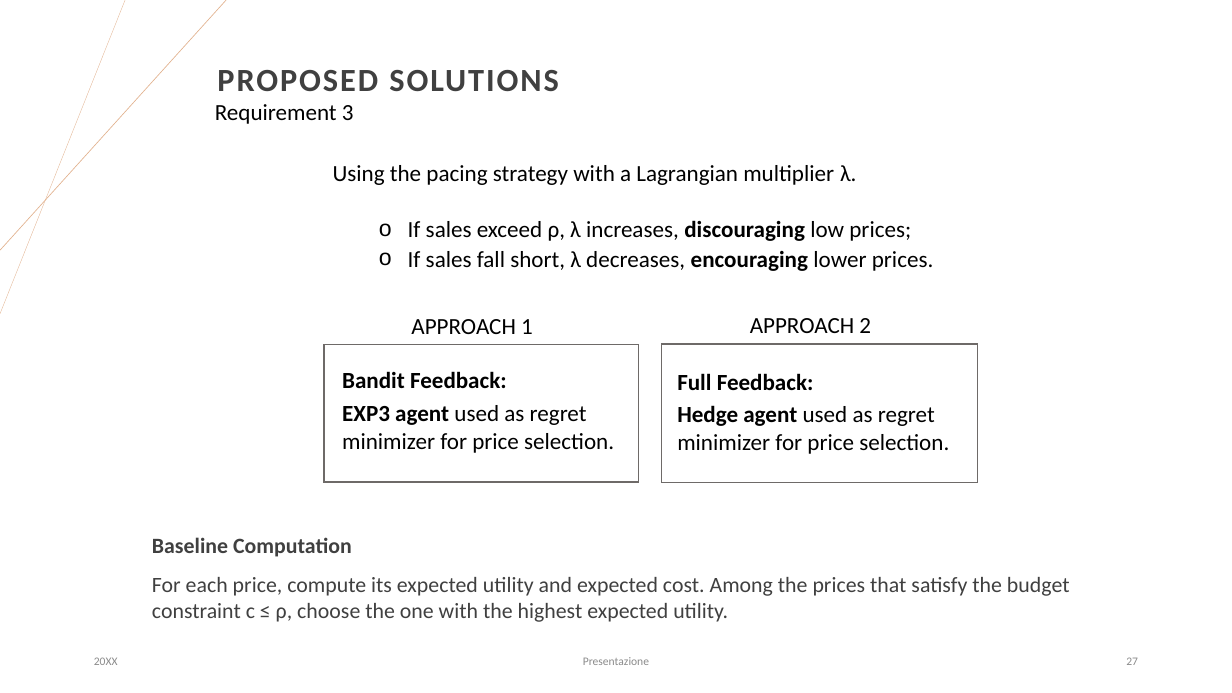
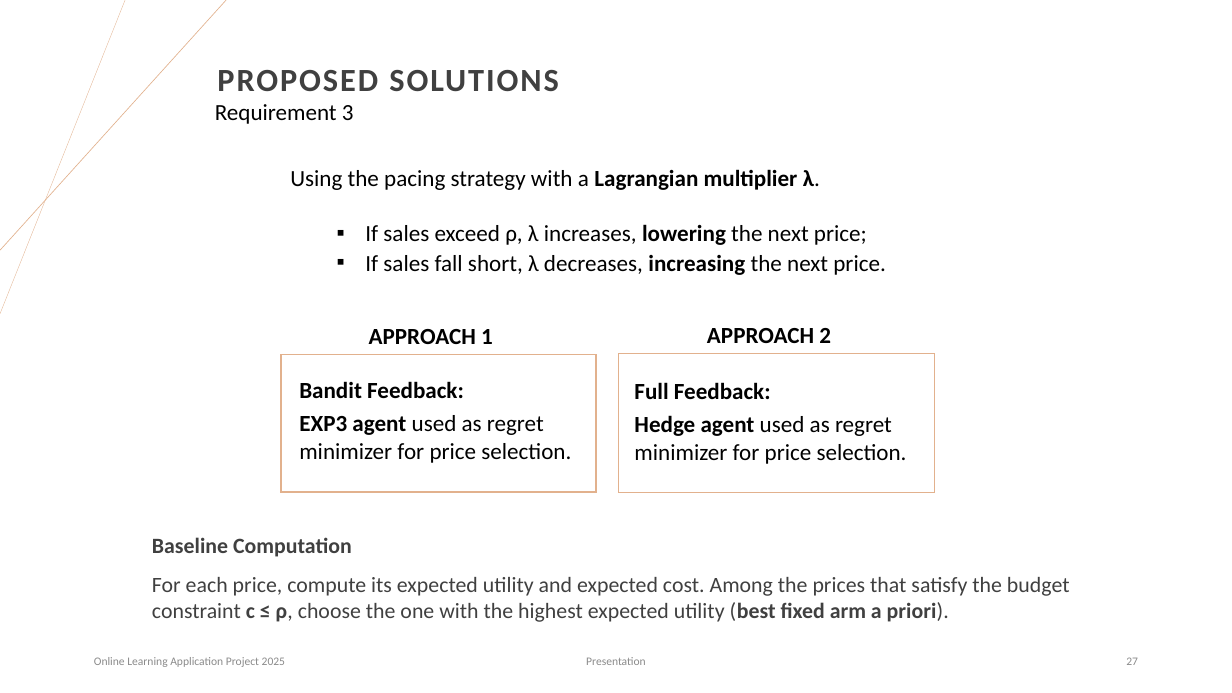
Before and after one commit to matteopasqual02/OLA-2025-project, a slide deck: slide 27 of OLA_Project.pptx. Drawn at 1232x693 pixels with LibreOffice and Linux fonts; fonts in the diff are those of the drawing. Boxes give left, top, right and bottom in pixels: in the first picture for what was removed or moved away, otherwise in the second. Text is boxed around its words. In the diff, an @@ line names an element or a change of style, - is before the commit and + after.

Commit message:
Final ppt commit

```diff
--- a/OLA_Project.pptx
+++ b/OLA_Project.pptx
@@ text "Using the pacing strategy with ...": place and size @@
-text "Using the pacing strategy with ..." at (333,165,934,271)
+text "Using the pacing strategy with ..." at (290,169,886,275)
@@ text at (290,169,820,190): bold on in "Lagrangian multiplier λ." @@
@@ text at (365,224,886,275): text changed @@
-  o If sales exceed ρ, λ increases, discouraging low prices;
-  o If sales fall short, λ decreases, encouraging lower prices.
+  ▪ If sales exceed ρ, λ increases, lowering the next price;
+  ▪ If sales fall short, λ decreases, increasing the next price.
@@ text "APPROACH 1" at (369,329,493,344): bold on @@
@@ text "APPROACH 2" at (707,328,831,343): bold on @@
@@ 4 texts, 2 rectangles: place and size @@
-4 texts, 2 rectangles at (324,318,978,482)
+4 texts, 2 rectangles at (281,328,935,493)
@@ rectangle at (281,355,596,493): outline #6E6B69 1 pt to #E2B18D 1 pt @@
@@ rectangle at (619,354,935,493): outline #6E6B69 1 pt to #E2B18D 1 pt @@
@@ text "Full Feedback:": place and size @@
-text "Full Feedback:" at (677,373,814,390)
+text "Full Feedback:" at (634,382,771,399)
@@ text "Hedge agent used as regret ...": place and size @@
-text "Hedge agent used as regret ..." at (677,405,949,454)
+text "Hedge agent used as regret ..." at (634,415,907,464)
@@ text at (152,577,1070,622): text changed @@
-For each price, compute its expected utility and expected cost. Among the prices that satisfy the budget constraint c ≤ ρ, choose the one with the highest expected utility.
+For each price, compute its expected utility and expected cost. Among the prices that satisfy the budget constraint c ≤ ρ, choose the one with the highest expected utility (best fixed arm a priori).
@@ text at (94,657,285,667): text changed @@
-20XX
+Online Learning Application Project 2025
@@ text at (586,657,646,665): text changed @@
-Presentazione
+Presentation
```
Also in this commit, not shown: 35 other slides changed, 2 slides added, 1 other file.
